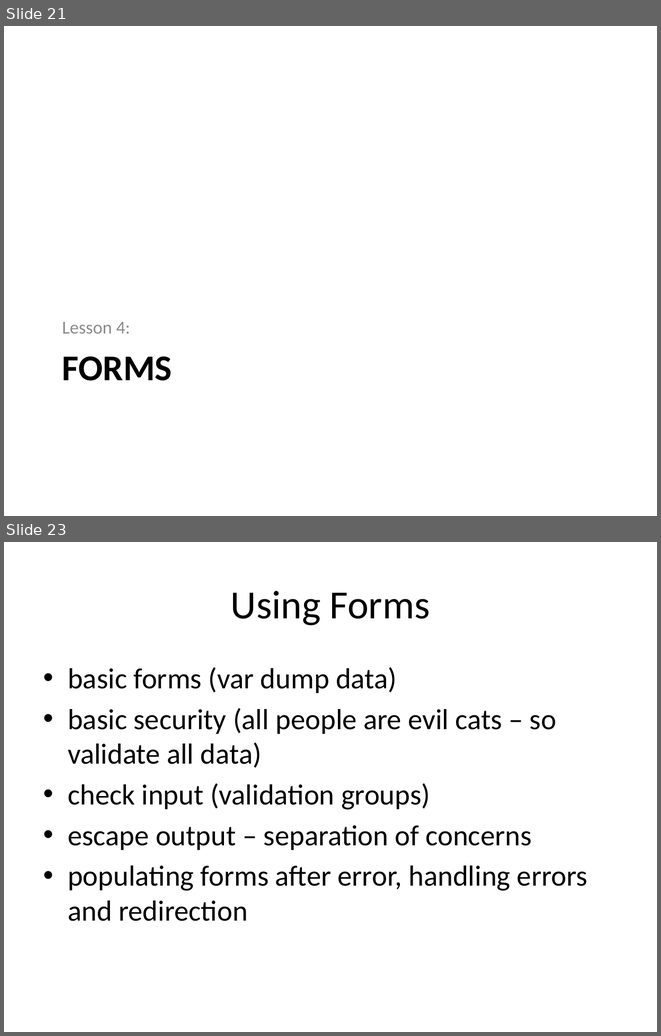
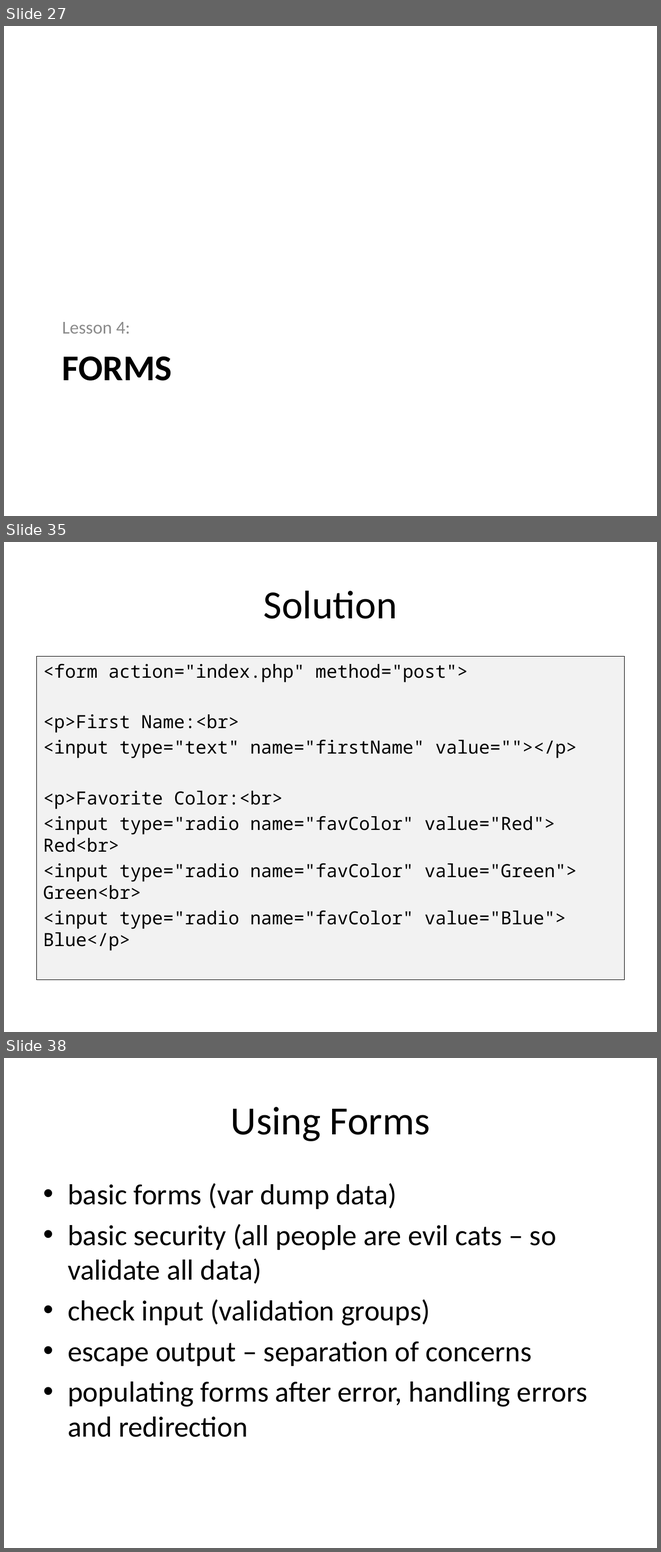
Before and after one commit to PHPEmbark/curriculum, a slide deck: course/2 - The Internet/The Internet.pptx. Shown one above the other, each under a label of ours: slides 21 and 23 before the commit, slides 27, 35 and 38 after it; the slides between them are not shown. The pictures are 661x1036 and 661x1552 pixels, drawn with LibreOffice and Linux fonts; fonts in the diff are those of the drawing. Boxes give left, top, right and bottom in pixels: in the first picture for what was removed or moved away, otherwise in the second. Text is boxed around its words. In the diff, an @@ line names an element or a change of style, - is before the commit and + after.

```diff
--- a/course/2 - The Internet/The Internet.pptx
+++ b/course/2 - The Internet/The Internet.pptx
@@ slide 35 added at (x1=4, y1=542, x2=657, y2=1032), background #FFFFFF @@
@@ title added at (x1=264, y1=590, x2=397, y2=619), 44 pt, text #000000 @@
+Solution
@@ text added at (x1=37, y1=656, x2=624, y2=979), fill #F2F2F2, outline #000000 0.75 pt, 20 pt, text #000000 @@
+<form action="index.php" method="post">
+<p>First Name:<br>
+<input type="text" name="firstName" value=""></p>
+<p>Favorite Color:<br>
+<input type="radio name="favColor" value="Red"> Red<br>
+<input type="radio name="favColor" value="Green"> Green<br>
+<input type="radio name="favColor" value="Blue"> Blue</p>
@@ what was slide 21 is now slide 27 @@
@@ what was slide 23 is now slide 38 @@
```
Also in this commit, not shown: 4 slides changed, 14 other slides added.
